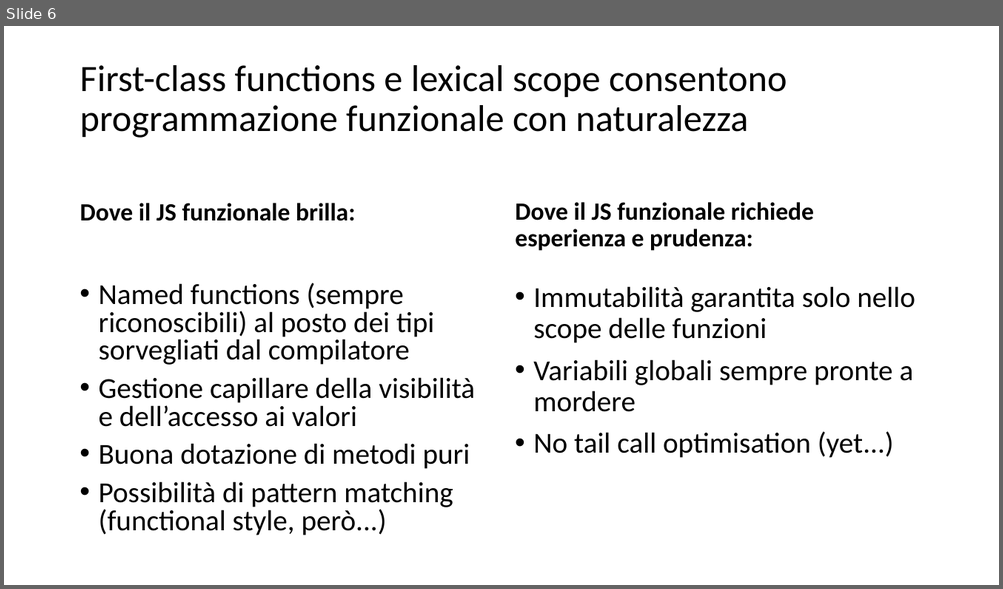
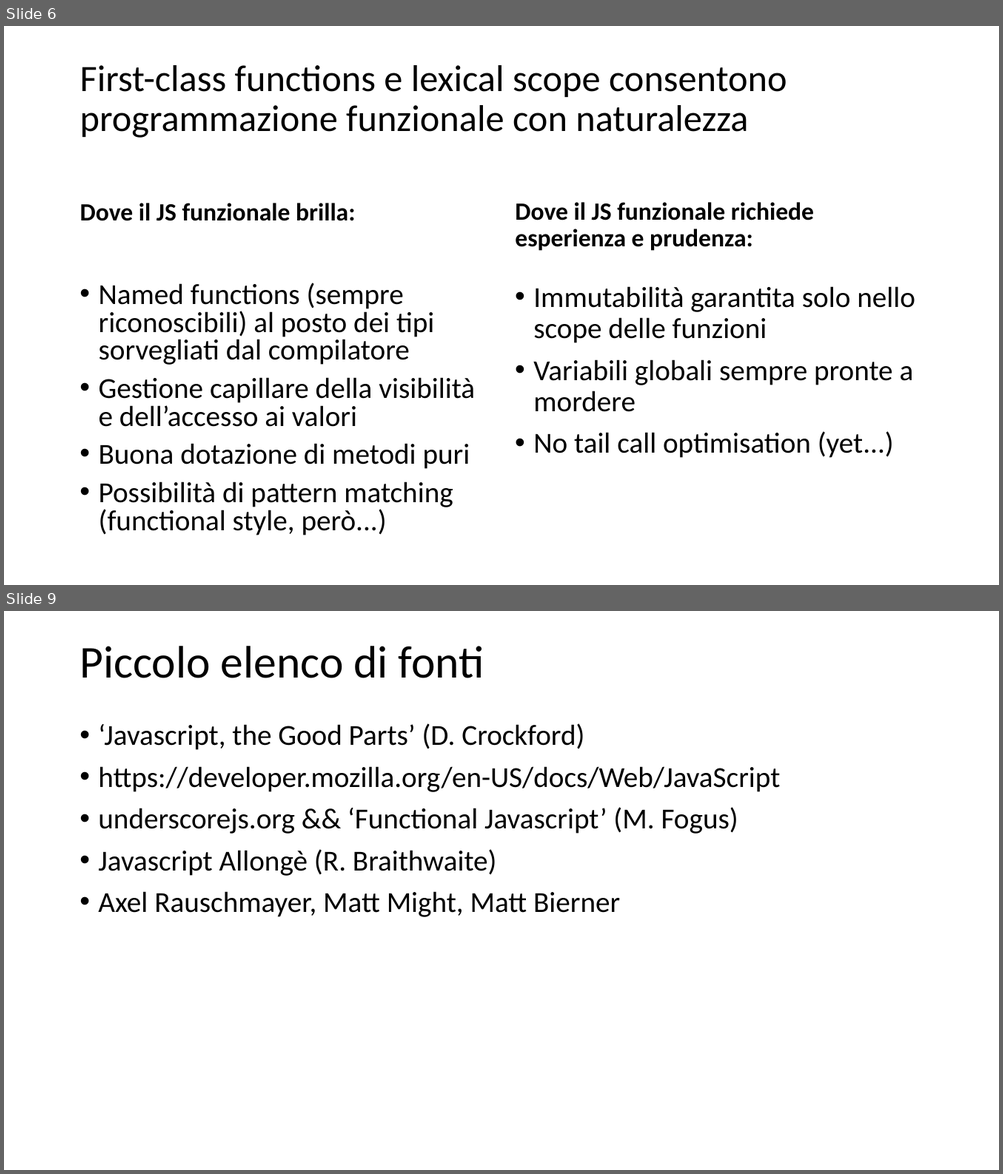
Before and after one commit to Muzietto/funzionale-alla-statale, a slide deck: funzionale-alla-statale.ppt. Shown one above the other, each under a label of ours: slide 6 before the commit, slides 6 and 9 after it; the slides between them are not shown. The pictures are 1003x589 and 1003x1174 pixels, drawn with LibreOffice and Linux fonts; fonts in the diff are those of the drawing. Boxes give left, top, right and bottom in pixels: in the first picture for what was removed or moved away, otherwise in the second. Text is boxed around its words. In the diff, an @@ line names an element or a change of style, - is before the commit and + after.

```diff
--- a/funzionale-alla-statale.ppt
+++ b/funzionale-alla-statale.ppt
@@ slide 9 added at [4, 611, 999, 1170], background #FFFFFF @@
@@ title added at [79, 646, 484, 678], 44 pt, text #000000 @@
+Piccolo elenco di fonti
@@ text added at [98, 723, 780, 917], 28 pt, text #000000 @@
+• ‘Javascript, the Good Parts’ (D. Crockford)
+• https://developer.mozilla.org/en-US/docs/Web/JavaScript
+• underscorejs.org && ‘Functional Javascript’ (M. Fogus)
+• Javascript Allongè (R. Braithwaite)
+• Axel Rauschmayer, Matt Might, Matt Bierner
```
Also in this commit, not shown: 2 slides changed, 1 other slide added, 3 other files.
